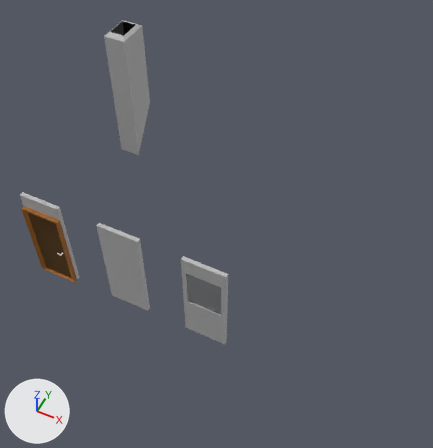
The glTF model public/models/low_poly_house/low_poly_house_3.glb: old version first, new version second.
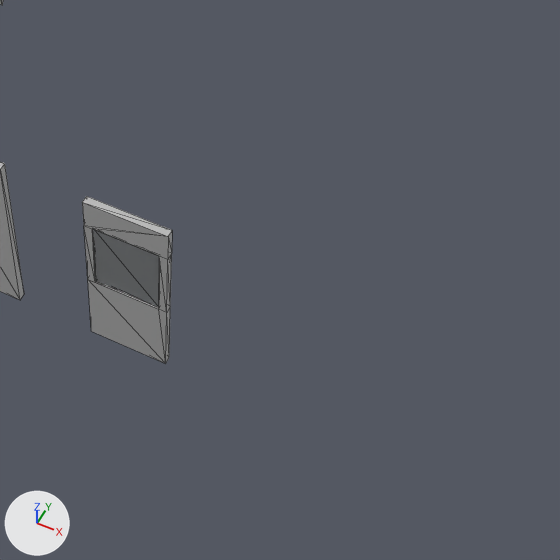
Each version is shown whole from a camera (50 mm lens) standing at (7.95, -8.31, 11.84) and looking at (4.0, -0.43, 1.98), then close up on the part from 32% to 100% of the width and 34% to 100% of the height. The lights are fixed; the arrows at lower left show +X, +Y and +Z. The close-ups show mesh edges as thin lines. Where no turn or scale is listed for an object, it has been applied to the vertices.

Script lines for the objects in view, before the commit:
```python
me_cube_001 = bpy.data.meshes.new('Cube.001')
me_cube_001.from_pydata(...)  # a box spanning x -1.0..0.0, y 0.0..0.09, z 0.0..2.5
me_cube_001.materials.append(mat_lime_rendering)  # grey #bababa
me_cube_003 = bpy.data.meshes.new('Cube.003')
me_cube_003.from_pydata(...)  # 24 vertices, 48 faces; spans x -1.0..0.0, y 0.0..0.09, z 0.0..2.5
me_cube_003.materials.append(mat_lime_rendering)  # grey #bababa
me_cube_004 = bpy.data.meshes.new('Cube.004')
me_cube_004.from_pydata(...)  # a box spanning x 0.1..0.9, y 0.02..0.05, z 1.1..2.1
me_cube_004.materials.append(mat_glass)  # white #e5eaed
ob_wall = bpy.data.objects.new('wall', me_cube_001)
ob_wall.location = (3.0, -2.0, 0.0)
ob_window_glass = bpy.data.objects.new('window_glass', me_cube_004)
ob_window_glass.location = (4.0, -2.0, 0.0)
ob_window_medium = bpy.data.objects.new('window_medium', me_cube_003)
ob_window_medium.location = (5.0, -2.0, 0.0)
```
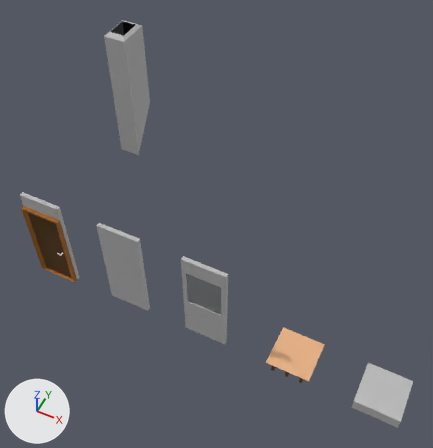
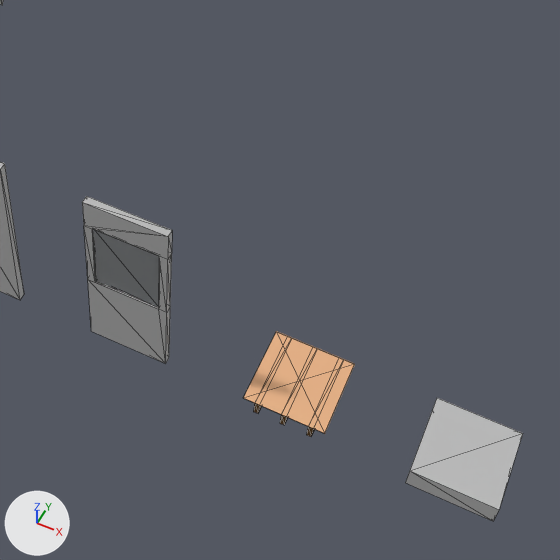
What the commit changed:
Material 'light_wood' (mat_light_wood) is new.
Its base color is (0.8, 0.437, 0.229) (beige #e7b184).
Mesh me_cube_012 is new.
It is a box spanning x -1.0..0.0, y -0.002..1.002, z -0.3..0.0.
It uses material mat_lime_rendering (grey #bababa).
Mesh me_cube_016 is new.
It consists of a box spanning x -0.53..-0.47, y 0.0..1.0, z -0.21..-0.01; a box spanning x -0.2..-0.14, y 0.0..1.0, z -0.21..-0.01; a box spanning x -0.86..-0.8, y 0.0..1.0, z -0.21..-0.01.
It uses material mat_dark_wood (brown #583805).
Mesh me_cube_005 is new.
It is a box spanning x -1.001..0.001, y 0.0..1.0, z -0.01..0.0.
It uses material mat_light_wood (beige #e7b184).
Object 'floor_concrete' (ob_floor_concrete) is new; it shows me_cube_012.
Its location is (9.0, -2.0, 0.0).
Object 'rafters' (ob_rafters) is new; it shows me_cube_016.
Its location is (7.0, -2.0, 0.0).
Object 'floor_wooden' (ob_floor_wooden) is new; it shows me_cube_005.
Its location is (7.0, -2.0, 0.0).

What differs and where, as boxes [x1, y1, x2, y2] in the close-ups (560 x 560 px):
'floor_concrete', added: after [405, 398, 523, 521]
'floor_wooden', added (beige): after [244, 331, 355, 434]
'rafters', added: after [253, 403, 315, 437]
